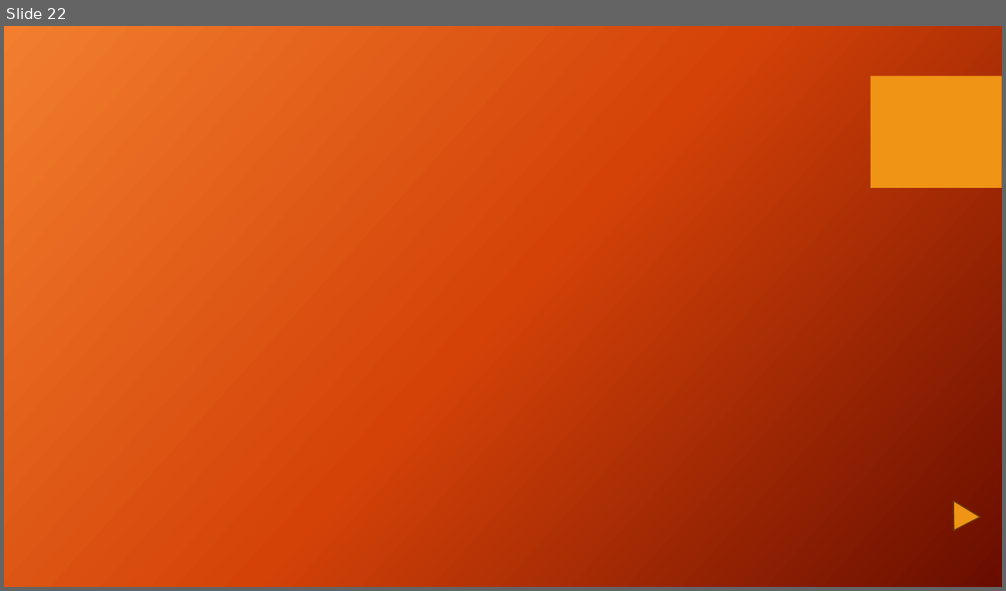
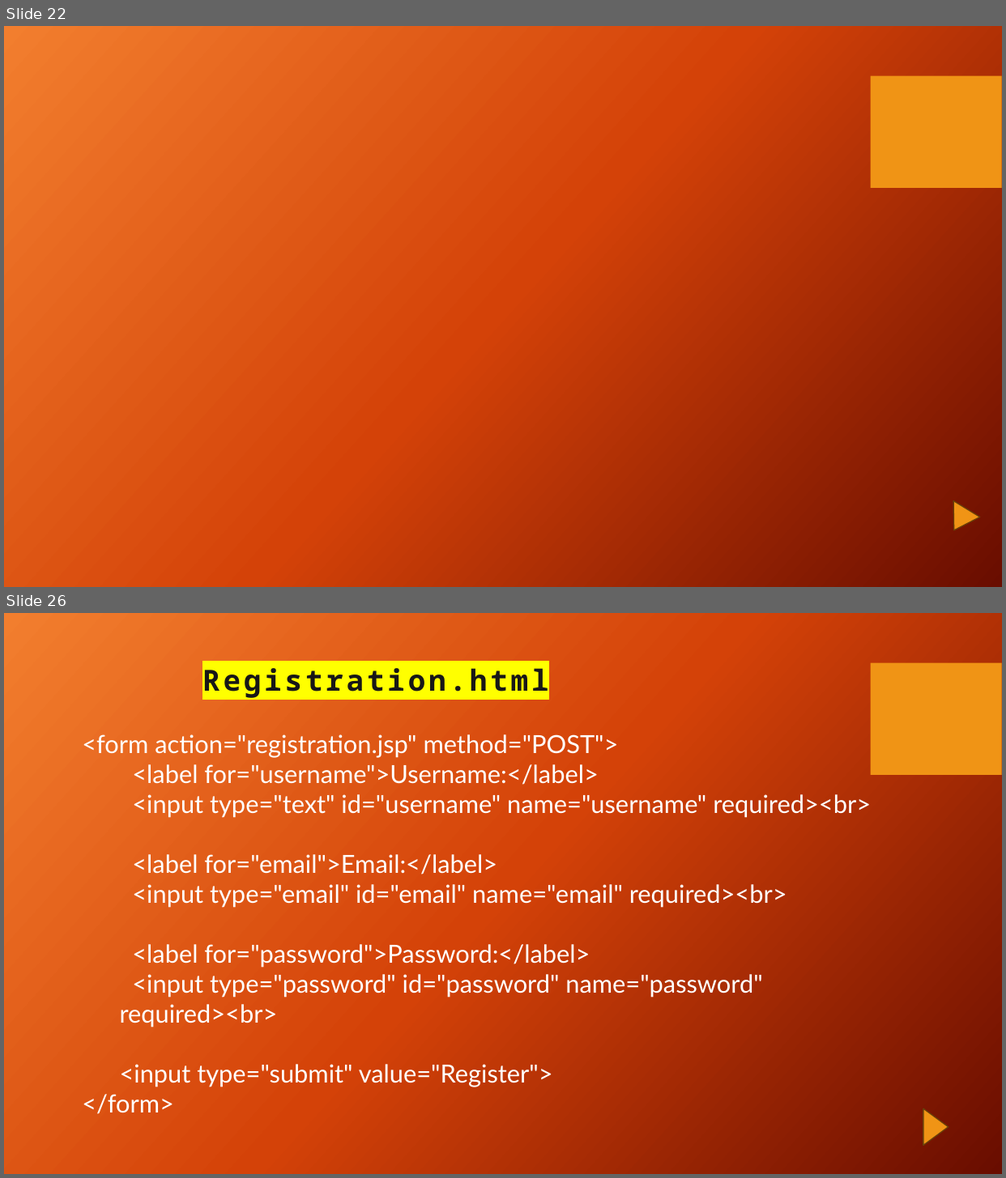
Before and after one commit to VamshiV25/MVC_CRUD_Operation, a slide deck: Building a sample CRUD Web Application.pptx. Shown one above the other, each under a label of ours: slide 22 before the commit, slides 22 and 26 after it; the slides between them are not shown. The pictures are 1006x591 and 1006x1178 pixels, drawn with LibreOffice and Linux fonts; fonts in the diff are those of the drawing; background and template pictures are left out. Boxes give left, top, right and bottom in pixels: in the first picture for what was removed or moved away, otherwise in the second. Text is boxed around its words. In the diff, an @@ line names an element or a change of style, - is before the commit and + after.

```diff
--- a/Building a sample CRUD Web Application.pptx
+++ b/Building a sample CRUD Web Application.pptx
@@ slide 26 added at (x1=4, y1=613, x2=1002, y2=1174), background picture (left out); not listed: 1 template element that a slide beside it also shows @@
@@ text added at (x1=202, y1=668, x2=548, y2=698), 28 pt, text #181717, bold @@
+Registration.html
@@ text added at (x1=82, y1=735, x2=871, y2=1088), 24 pt, text #FFFFFF @@
+<form action="registration.jsp" method="POST">
+  <label for="username">Username:</label>
+  <input type="text" id="username" name="username" required><br>
+  <label for="email">Email:</label>
+  <input type="email" id="email" name="email" required><br>
+  <label for="password">Password:</label>
+  <input type="password" id="password" name="password" required><br>
+<input type="submit" value="Register">
+</form>
@@ triangle added at (x1=923, y1=1109, x2=948, y2=1145), fill #F09415, outline #694109 1 pt @@
```
Also in this commit, not shown: 8 slides changed, 14 other slides added, 4 other files.
